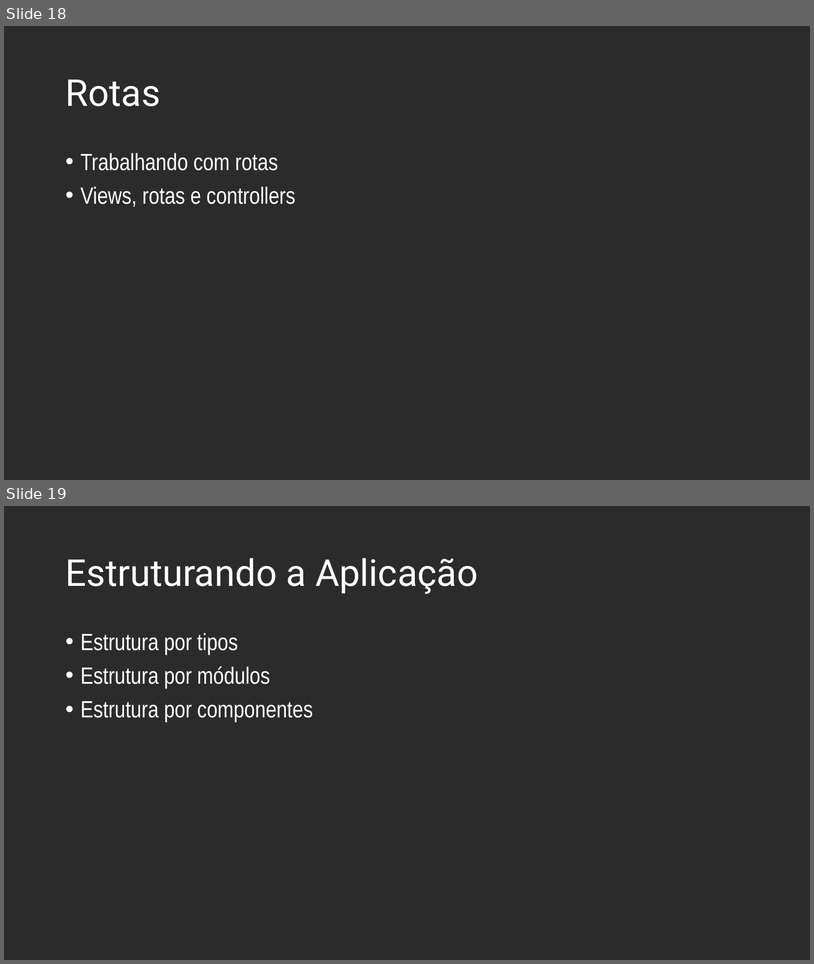
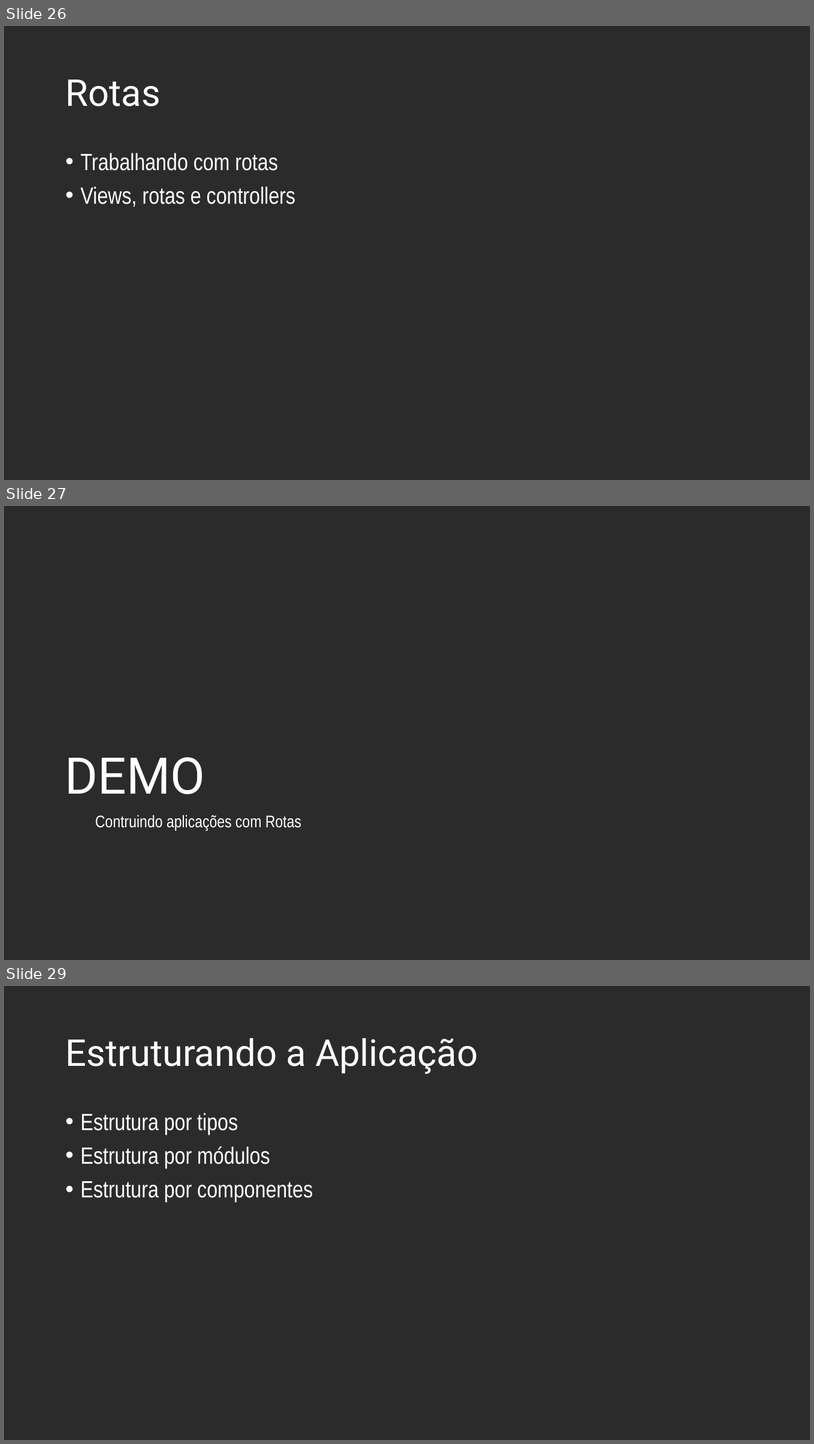
Before and after one commit to andrebaltieri/5485, a slide deck: ppts/Modulo 4/5485 - M04A01.pptx. Shown one above the other, each under a label of ours: slides 18 and 19 before the commit, slides 26, 27 and 29 after it; the slides between them are not shown. The pictures are 814x964 and 814x1444 pixels, drawn with LibreOffice and Linux fonts; fonts in the diff are those of the drawing; background and template pictures are left out; a plain dark background stands for a picture behind light text. Boxes give left, top, right and bottom in pixels: in the first picture for what was removed or moved away, otherwise in the second. Text is boxed around its words. In the diff, an @@ line names an element or a change of style, - is before the commit and + after.

```diff
--- a/ppts/Modulo 4/5485 - M04A01.pptx
+++ b/ppts/Modulo 4/5485 - M04A01.pptx
@@ slide 27 added at <box>4,506,810,960</box>, background picture (left out) @@
@@ title added at <box>65,757,206,794</box>, 60 pt, text #FFFFFF @@
+DEMO
@@ text added at <box>95,814,302,830</box>, 20 pt, text #FFFFFF @@
+  Contruindo aplicações com Rotas
@@ what was slide 18 is now slide 26 @@
@@ what was slide 19 is now slide 29 @@
```
Also in this commit, not shown: 2 slides changed, 12 other slides added, 2 slides removed, 6 other files.
